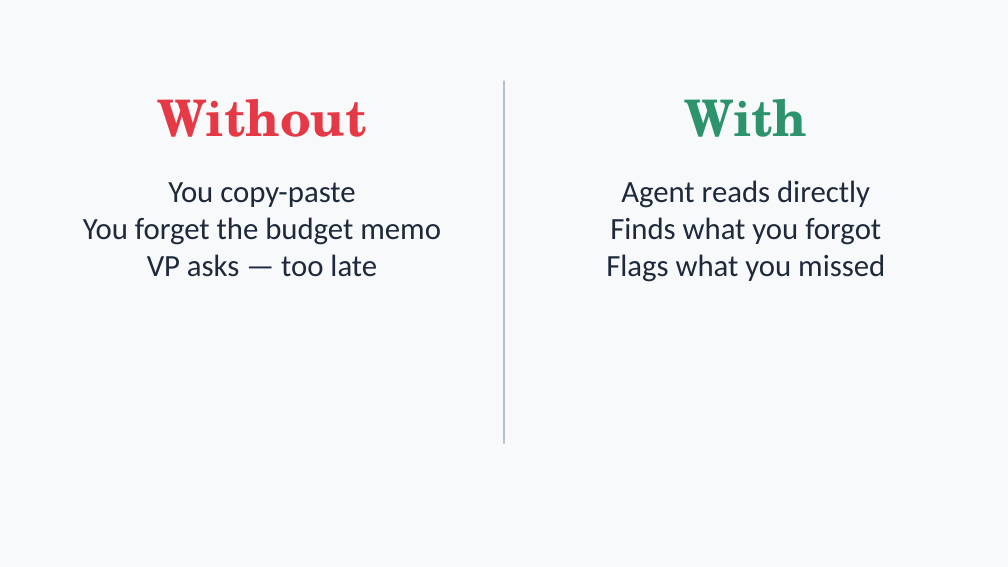
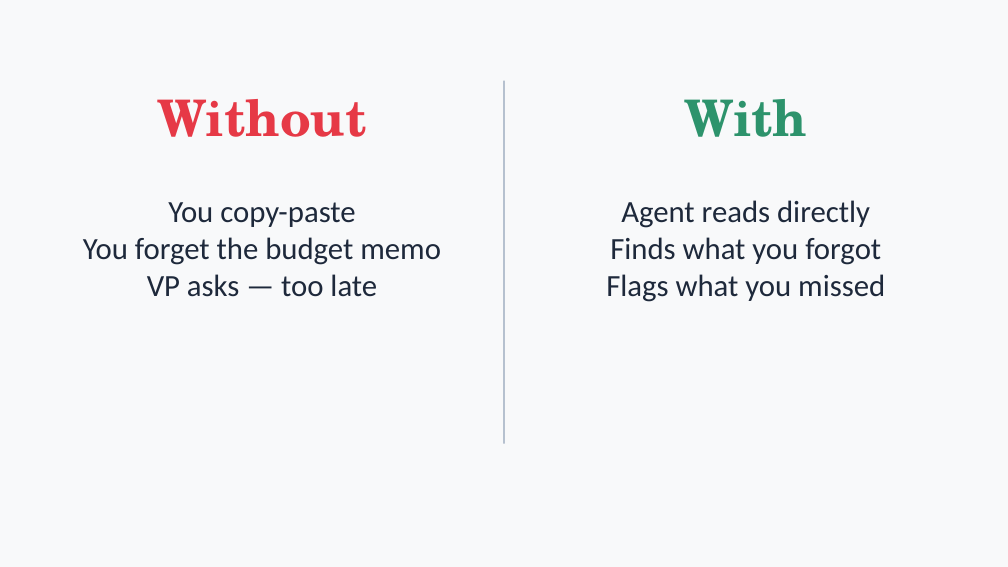
Before and after one commit to michaelengland/ai-best-practices, a slide deck: slide 47 of Getting-Agents-to-Give-Up-Their-Secrets.pptx. Drawn at 1008x567 pixels with LibreOffice and Linux fonts; fonts in the diff are those of the drawing. Boxes give left, top, right and bottom in pixels: in the first picture for what was removed or moved away, otherwise in the second. Text is boxed around its words. In the diff, an @@ line names an element or a change of style, - is before the commit and + after.

```diff
--- a/Getting-Agents-to-Give-Up-Their-Secrets.pptx
+++ b/Getting-Agents-to-Give-Up-Their-Secrets.pptx
@@ text "You copy-paste": place and size @@
-text "You copy-paste" at [83, 182, 441, 277]
+text "You copy-paste" at [83, 202, 441, 297]
@@ text "Agent reads directly": place and size @@
-text "Agent reads directly" at [606, 180, 885, 282]
+text "Agent reads directly" at [606, 200, 885, 302]
```
Also in this commit, not shown: 5 other slides changed, 1 other file.
